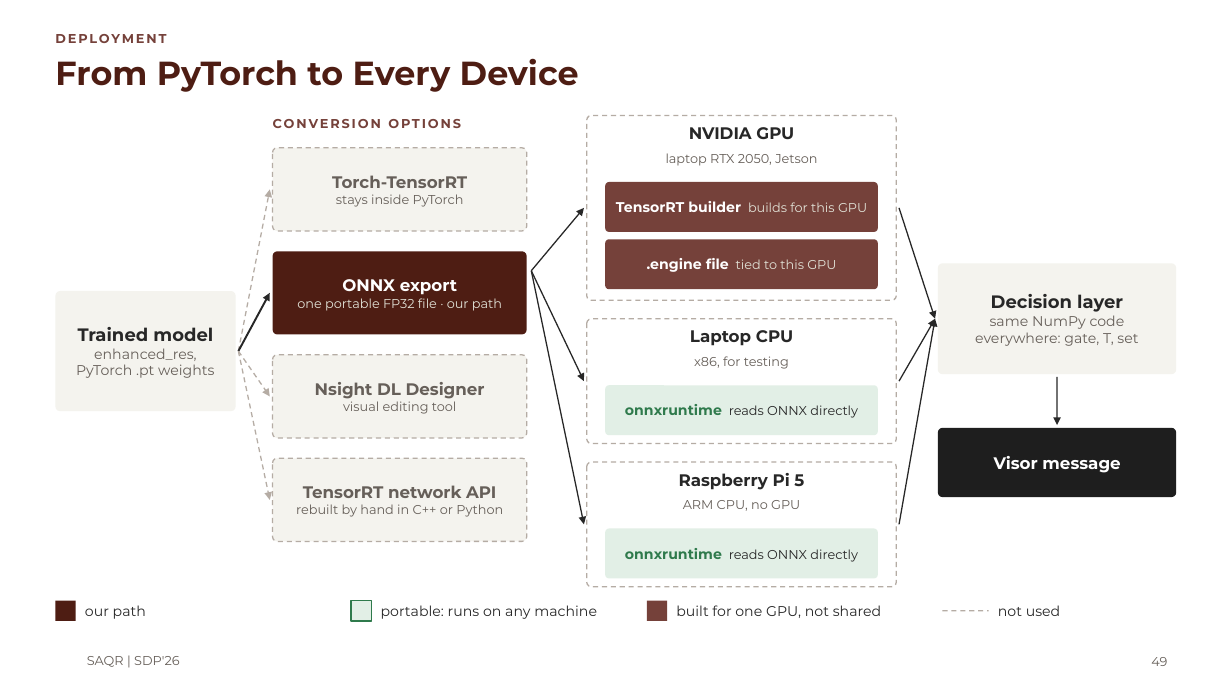
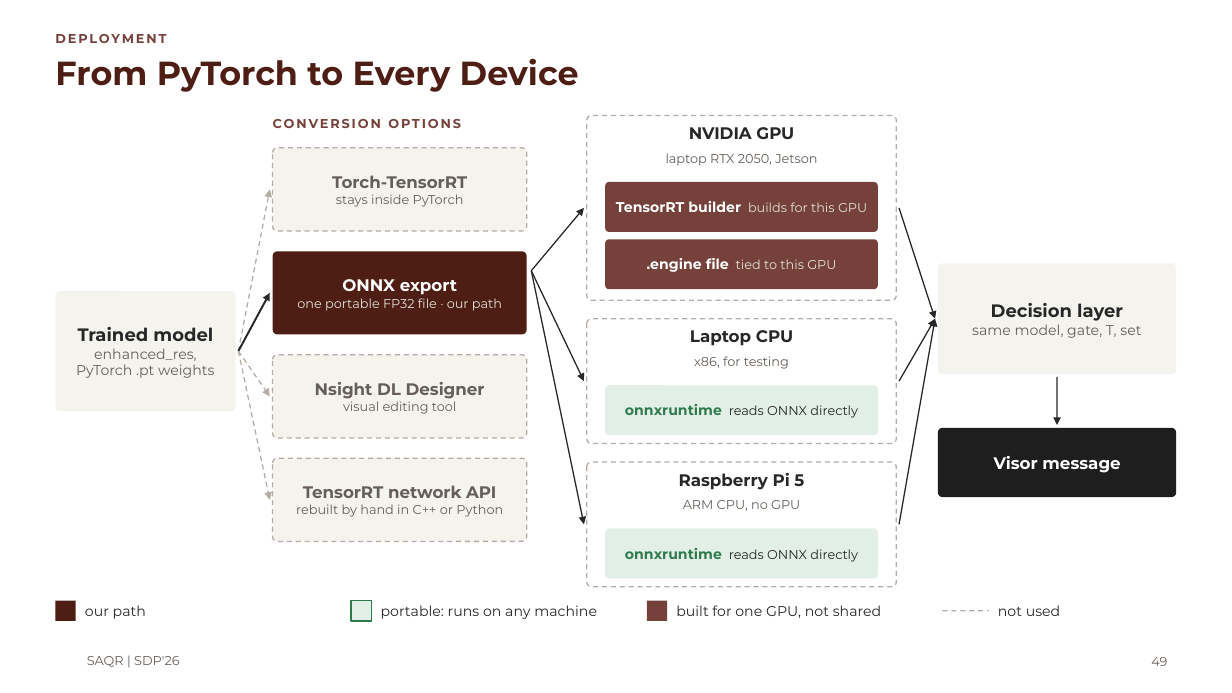
Before and after one commit to MASAR-AUS/SAQR, a slide deck: slide 49 of SAQR CMP490 Presentation.pptx. Drawn at 1232x693 pixels with LibreOffice and Linux fonts; fonts in the diff are those of the drawing; background and template pictures are left out. Boxes give left, top, right and bottom in pixels: in the first picture for what was removed or moved away, otherwise in the second. Text is boxed around its words. In the diff, an @@ line names an element or a change of style, - is before the commit and + after.

```diff
--- a/SAQR CMP490 Presentation.pptx
+++ b/SAQR CMP490 Presentation.pptx
@@ text in rounded rectangle at box(972, 320, 1141, 338): text changed @@
-same NumPy code everywhere: gate, T, set
+same model, gate, T, set
```
Also in this commit, not shown: 2 other slides changed.
